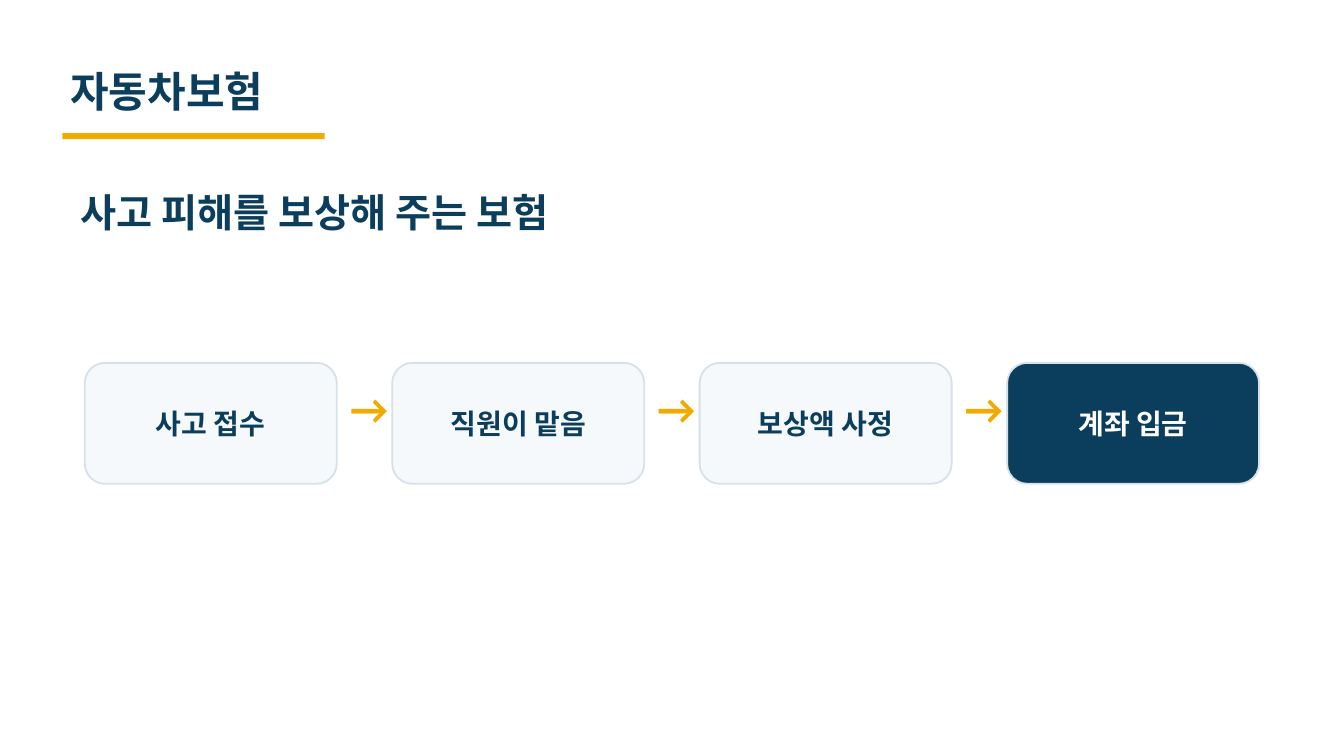
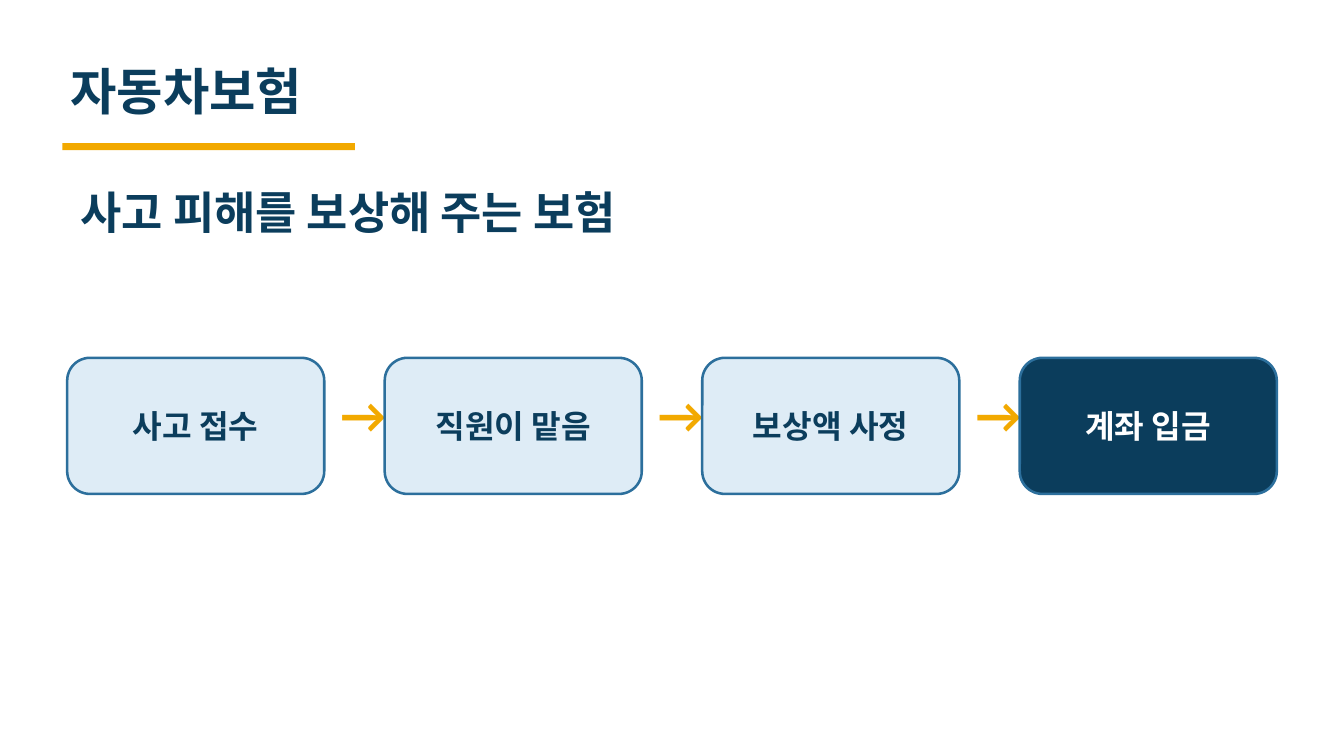
Before and after one commit to heyoonyoon/distributed-programming, a slide deck: slide 5 of docs/presentation/보험발표-편집가능.pptx. Drawn at 1344x756 pixels with LibreOffice and Linux fonts; fonts in the diff are those of the drawing. Boxes give left, top, right and bottom in pixels: in the first picture for what was removed or moved away, otherwise in the second. Text is boxed around its words. In the diff, an @@ line names an element or a change of style, - is before the commit and + after.

```diff
--- a/docs/presentation/보험발표-편집가능.pptx
+++ b/docs/presentation/보험발표-편집가능.pptx
@@ rectangle: place and size @@
-rectangle at (63,133,325,139)
+rectangle at (63,143,355,150)
@@ text "사고 피해를 보상해 주는 보험" at (80,191,615,233): size 28 to 32 pt @@
@@ size 20 to 23 pt; fill #F5F9FC to #DEECF6; outline #D7E1EA 1.3 pt to #2C6F9C 1.8 pt in 3 elements at (385,358,642,494), (703,358,960,494), (68,358,325,494) @@
@@ rounded rectangle "사고 접수": place and size @@
-rounded rectangle "사고 접수" at (85,363,337,484)
+rounded rectangle "사고 접수" at (68,358,325,494)
@@ rounded rectangle "직원이 맡음": place and size @@
-rounded rectangle "직원이 맡음" at (392,363,644,484)
+rounded rectangle "직원이 맡음" at (385,358,642,494)
@@ rounded rectangle "보상액 사정": place and size @@
-rounded rectangle "보상액 사정" at (700,363,952,484)
+rounded rectangle "보상액 사정" at (703,358,960,494)
@@ rounded rectangle "계좌 입금": place and size @@
-rounded rectangle "계좌 입금" at (1007,363,1259,484)
+rounded rectangle "계좌 입금" at (1020,358,1277,494)
@@ rounded rectangle "계좌 입금" at (1020,358,1277,494): size 20 to 23 pt; outline #D7E1EA 1.3 pt to #2C6F9C 1.8 pt @@
@@ text "→": place and size @@
-text "→" at (339,378,399,439)
+text "→" at (329,378,399,449)
@@ size 30 to 36 pt in 4 elements at (70,67,302,115), (329,378,399,449), (646,378,717,449), (964,378,1034,449) @@
@@ text "→": place and size @@
-text "→" at (954,378,1014,439)
+text "→" at (964,378,1034,449)
```
Also in this commit, not shown: 19 other slides changed, 3 other files.
